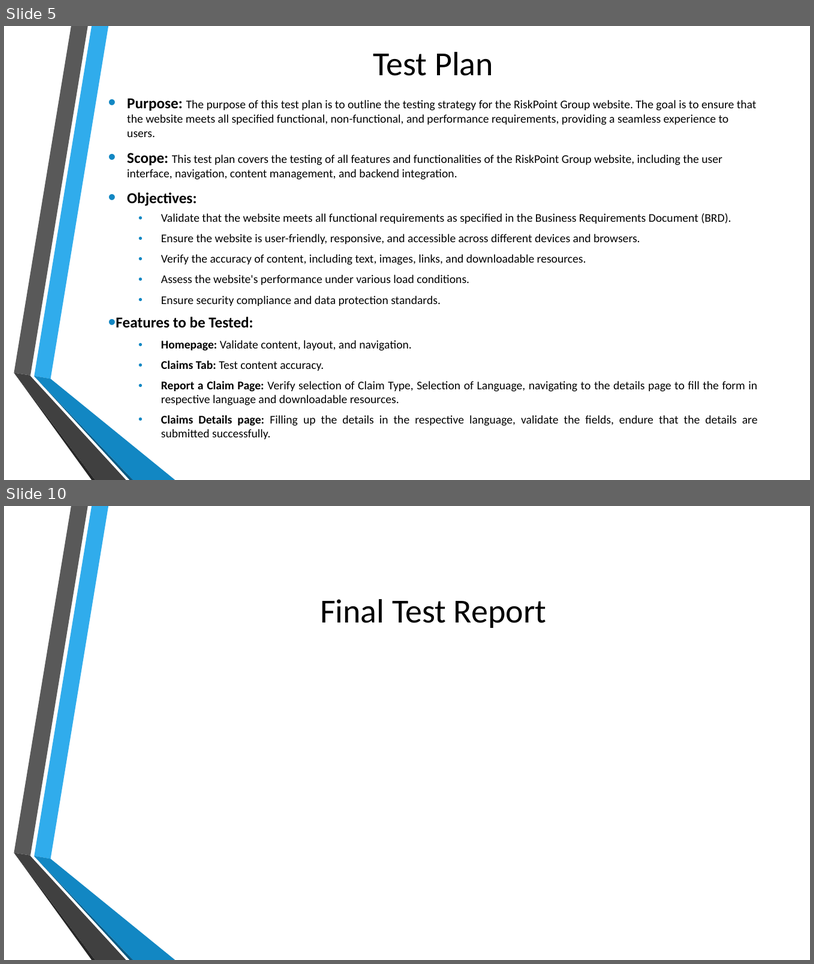
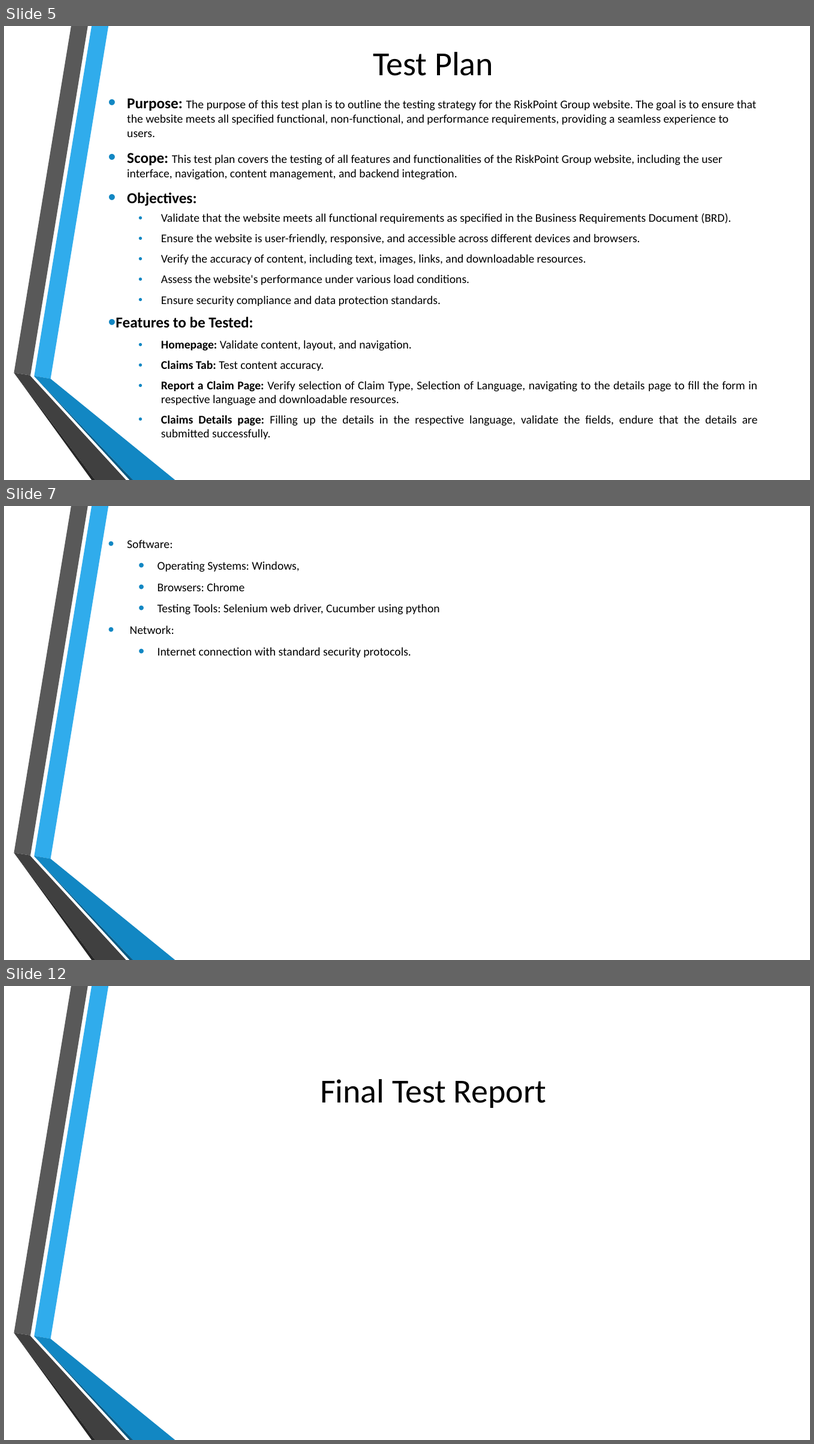
Before and after one commit to rohinitornal/riskpoint, a slide deck: SW Test Demo.pptx. Shown one above the other, each under a label of ours: slides 5 and 10 before the commit, slides 5, 7 and 12 after it; the slides between them are not shown. The pictures are 814x964 and 814x1444 pixels, drawn with LibreOffice and Linux fonts; fonts in the diff are those of the drawing; background and template pictures are left out. Boxes give left, top, right and bottom in pixels: in the first picture for what was removed or moved away, otherwise in the second. Text is boxed around its words. In the diff, an @@ line names an element or a change of style, - is before the commit and + after.

```diff
--- a/SW Test Demo.pptx
+++ b/SW Test Demo.pptx
@@ slide 7 added at (4,506,810,960), background picture (left out); not listed: 6 template elements that a slide beside it also shows @@
@@ text added at (127,540,440,657), 14 pt, text #000000 @@
+• Software:
+  • Operating Systems: Windows,
+  • Browsers: Chrome
+  • Testing Tools: Selenium web driver, Cucumber using python
+• Network:
+  • Internet connection with standard security protocols.
@@ what was slide 10 is now slide 12 @@
```
Also in this commit, not shown: 4 slides changed, 1 other slide added.
